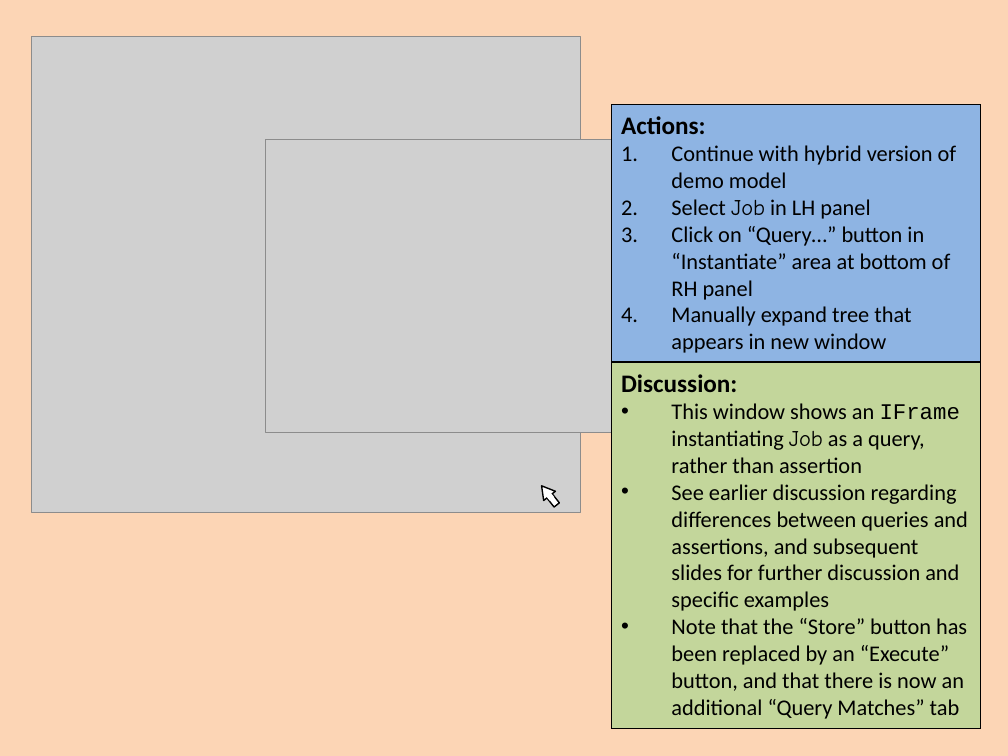
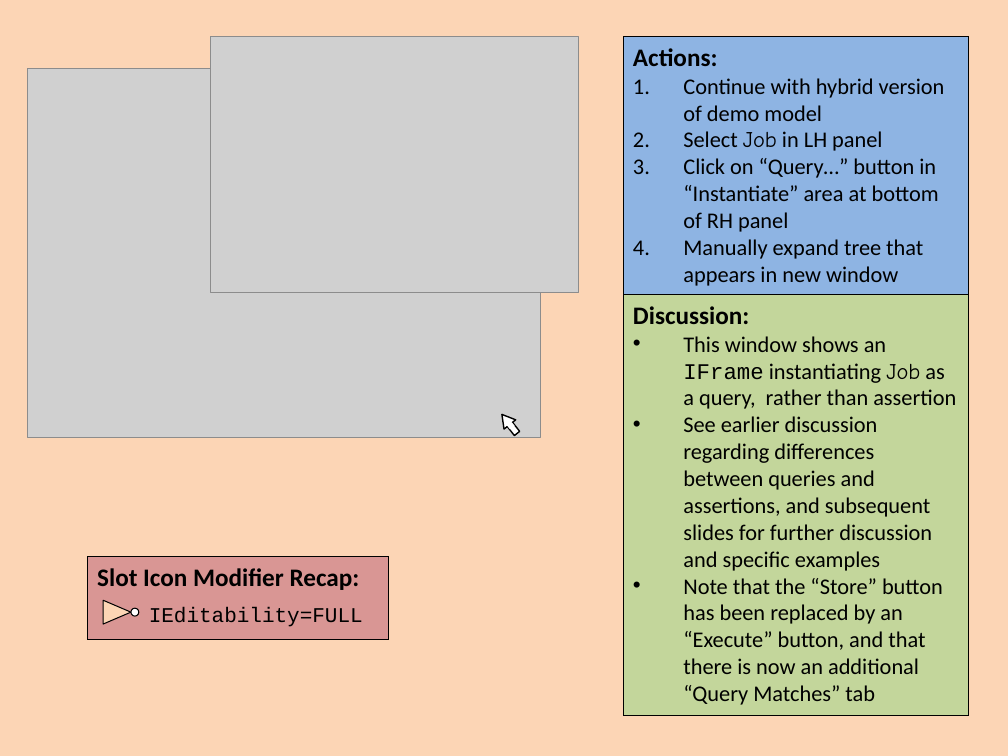
Before and after one commit to colin-puleston/mekon-hobo, a slide deck: slide 48 of docs/MEKON-HOBO Introductory Tutorial.pptx (slide 45 before the commit). Drawn at 1008x756 pixels with LibreOffice and Linux fonts; fonts in the diff are those of the drawing; grey boxes stand for pictures. Boxes give left, top, right and bottom in pixels: in the first picture for what was removed or moved away, otherwise in the second. Text is boxed around its words. In the diff, an @@ line names an element or a change of style, - is before the commit and + after.

```diff
--- a/docs/MEKON-HOBO Introductory Tutorial.pptx
+++ b/docs/MEKON-HOBO Introductory Tutorial.pptx
@@ picture added at (211,36,580,292) @@
@@ rectangle "Actions:": place and size @@
-rectangle "Actions:" at (611,104,980,362)
+rectangle "Actions:" at (623,36,969,294)
@@ picture: place and size @@
-picture at (31,36,580,512)
+picture at (28,69,540,437)
@@ picture removed at (266,140,623,432) @@
@@ rectangle "Discussion:": place and size @@
-rectangle "Discussion:" at (611,362,980,729)
+rectangle "Discussion:" at (623,294,969,715)
@@ 2 rectangles, 1 triangle: place and size @@
-2 rectangles, 1 triangle at (536,482,560,507)
+2 rectangles, 1 triangle at (496,410,519,436)
@@ rectangle added at (88,556,389,640), fill #D99694, outline #000000 0.75 pt, 18 pt, text #000000, bold @@
+Slot Icon Modifier Recap:
@@ triangle added at (103,601,131,625), fill #FCD5B5, outline #000000 0.75 pt @@
@@ ellipse added at (131,608,139,616), fill #FFFFFF, outline #000000 0.75 pt @@
@@ text added at (149,607,363,627), 15 pt, text #000000 @@
+IEditability=FULL
```
Also in this commit, not shown: 23 other slides changed, 3 slides added.
